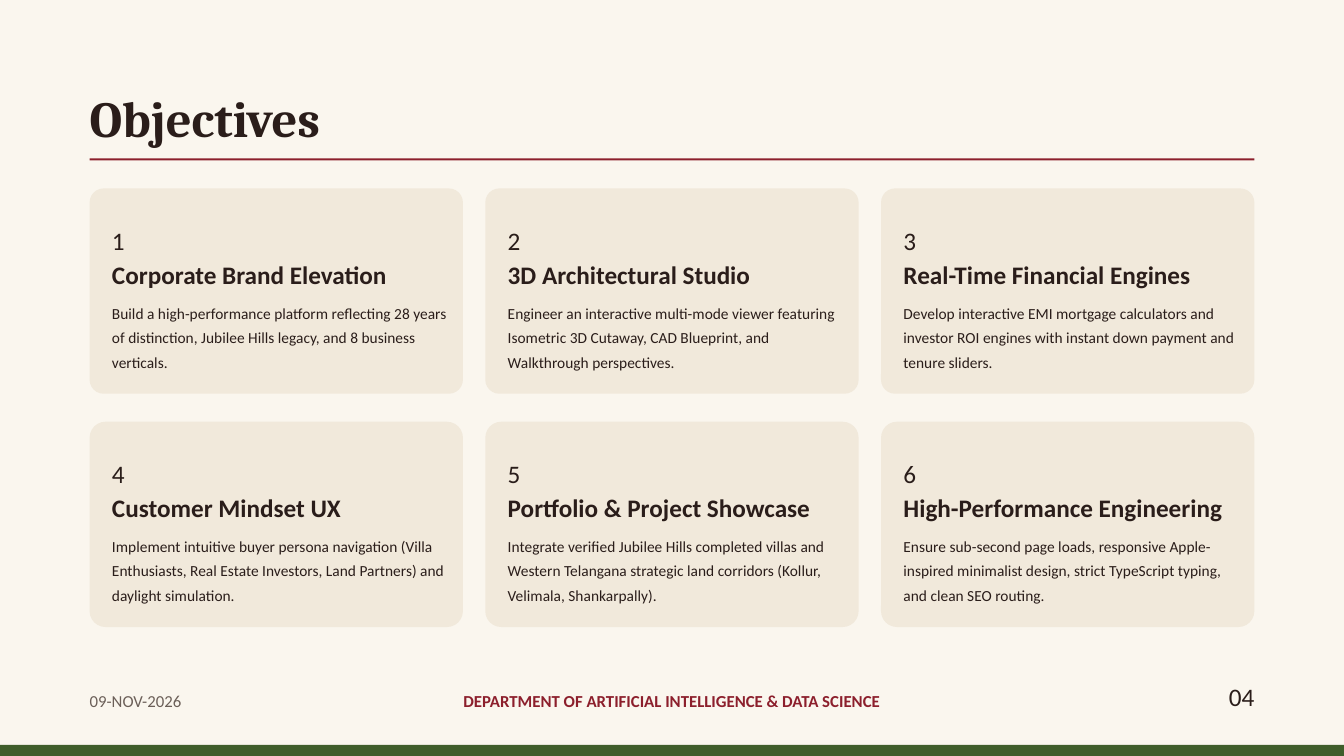
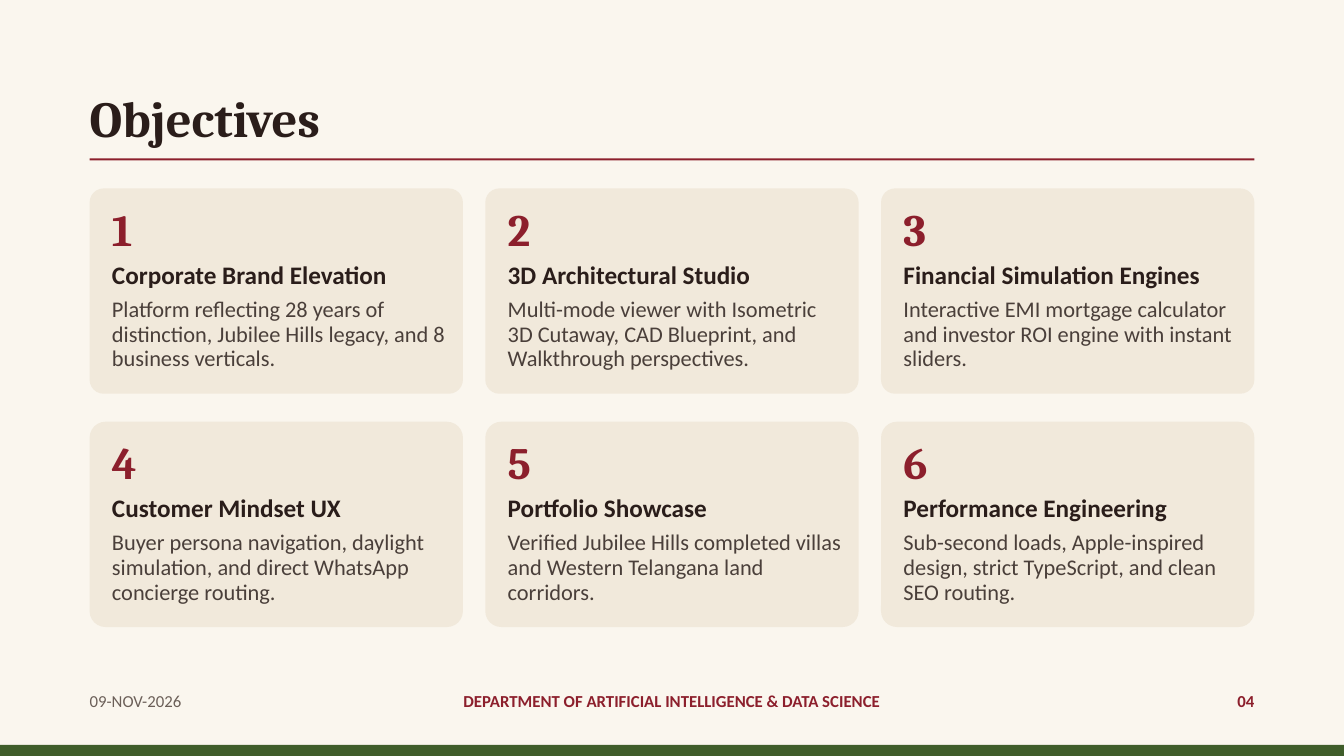
Before and after one commit to vroom0456/tirumala_meadows, a slide deck: slide 4 of Tirumala_Meadows_Internship_Presentation.pptx. Drawn at 1344x756 pixels with LibreOffice and Linux fonts; fonts in the diff are those of the drawing. Boxes give left, top, right and bottom in pixels: in the first picture for what was removed or moved away, otherwise in the second. Text is boxed around its words. In the diff, an @@ line names an element or a change of style, - is before the commit and + after.

```diff
--- a/Tirumala_Meadows_Internship_Presentation.pptx
+++ b/Tirumala_Meadows_Internship_Presentation.pptx
@@ text at (x1=903, y1=266, x2=1200, y2=289): text changed @@
-Real-Time Financial Engines
+Financial Simulation Engines
@@ text at (x1=112, y1=301, x2=444, y2=366): text changed; size 11 to 16 pt; text colour #2A1D1A to #4A3F3A @@
-Build a high-performance platform reflecting 28 years of distinction, Jubilee Hills legacy, and 8 business verticals.
+Platform reflecting 28 years of distinction, Jubilee Hills legacy, and 8 business verticals.
@@ text at (x1=508, y1=301, x2=817, y2=370): text changed; size 11 to 16 pt; text colour #2A1D1A to #4A3F3A @@
-Engineer an interactive multi-mode viewer featuring Isometric 3D Cutaway, CAD Blueprint, and Walkthrough perspectives.
+Multi-mode viewer with Isometric 3D Cutaway, CAD Blueprint, and Walkthrough perspectives.
@@ text at (x1=903, y1=301, x2=1231, y2=366): text changed; size 11 to 16 pt; text colour #2A1D1A to #4A3F3A @@
-Develop interactive EMI mortgage calculators and investor ROI engines with instant down payment and tenure sliders.
+Interactive EMI mortgage calculator and investor ROI engine with instant sliders.
@@ size 18 to 32 pt, font Calibri to Cambria, text colour #2A1D1A to #8C1F2C, bold on in 6 elements at (x1=112, y1=216, x2=133, y2=246), (x1=508, y1=215, x2=531, y2=246), (x1=903, y1=215, x2=926, y2=247), (x1=112, y1=448, x2=137, y2=479), (x1=508, y1=449, x2=531, y2=480), (x1=903, y1=448, x2=927, y2=480) @@
@@ text at (x1=508, y1=499, x2=707, y2=517): text changed @@
-Portfolio & Project Showcase
+Portfolio Showcase
@@ text at (x1=903, y1=499, x2=1166, y2=522): text changed @@
-High-Performance Engineering
+Performance Engineering
@@ text at (x1=112, y1=534, x2=424, y2=604): text changed; size 11 to 16 pt; text colour #2A1D1A to #4A3F3A @@
-Implement intuitive buyer persona navigation (Villa Enthusiasts, Real Estate Investors, Land Partners) and daylight simulation.
+Buyer persona navigation, daylight simulation, and direct WhatsApp concierge routing.
@@ text at (x1=508, y1=534, x2=841, y2=600): text changed; size 11 to 16 pt; text colour #2A1D1A to #4A3F3A @@
-Integrate verified Jubilee Hills completed villas and Western Telangana strategic land corridors (Kollur, Velimala, Shankarpally).
+Verified Jubilee Hills completed villas and Western Telangana land corridors.
@@ text at (x1=903, y1=534, x2=1216, y2=604): text changed; size 11 to 16 pt; text colour #2A1D1A to #4A3F3A @@
-Ensure sub-second page loads, responsive Apple-inspired minimalist design, strict TypeScript typing, and clean SEO routing.
+Sub-second loads, Apple-inspired design, strict TypeScript, and clean SEO routing.
@@ text "04" at (x1=1237, y1=696, x2=1254, y2=707): size 18 to 12 pt, text colour #2A1D1A to #8C1F2C, bold on @@
```
Also in this commit, not shown: 7 other slides changed, 1 other file.
